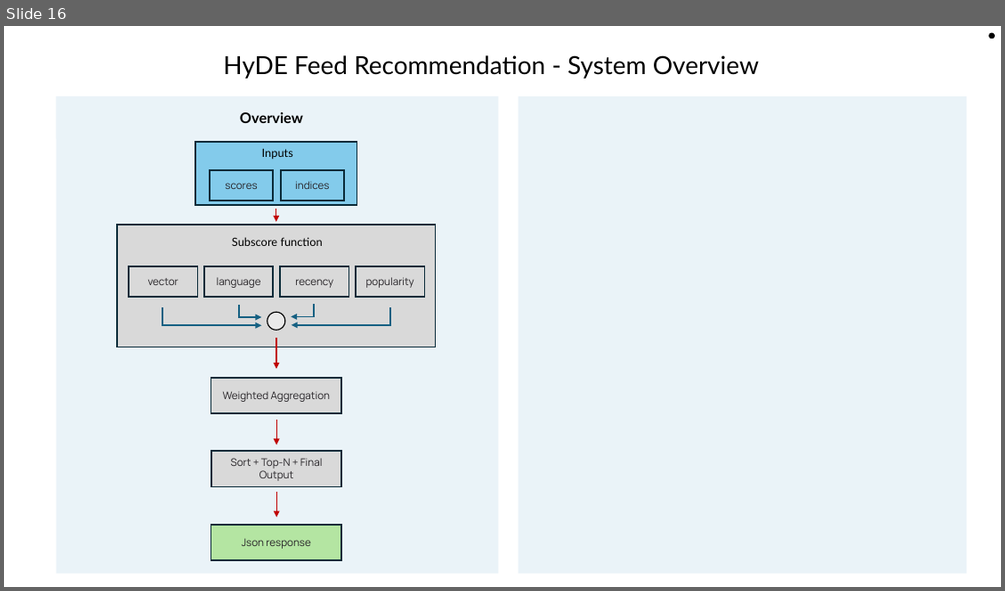
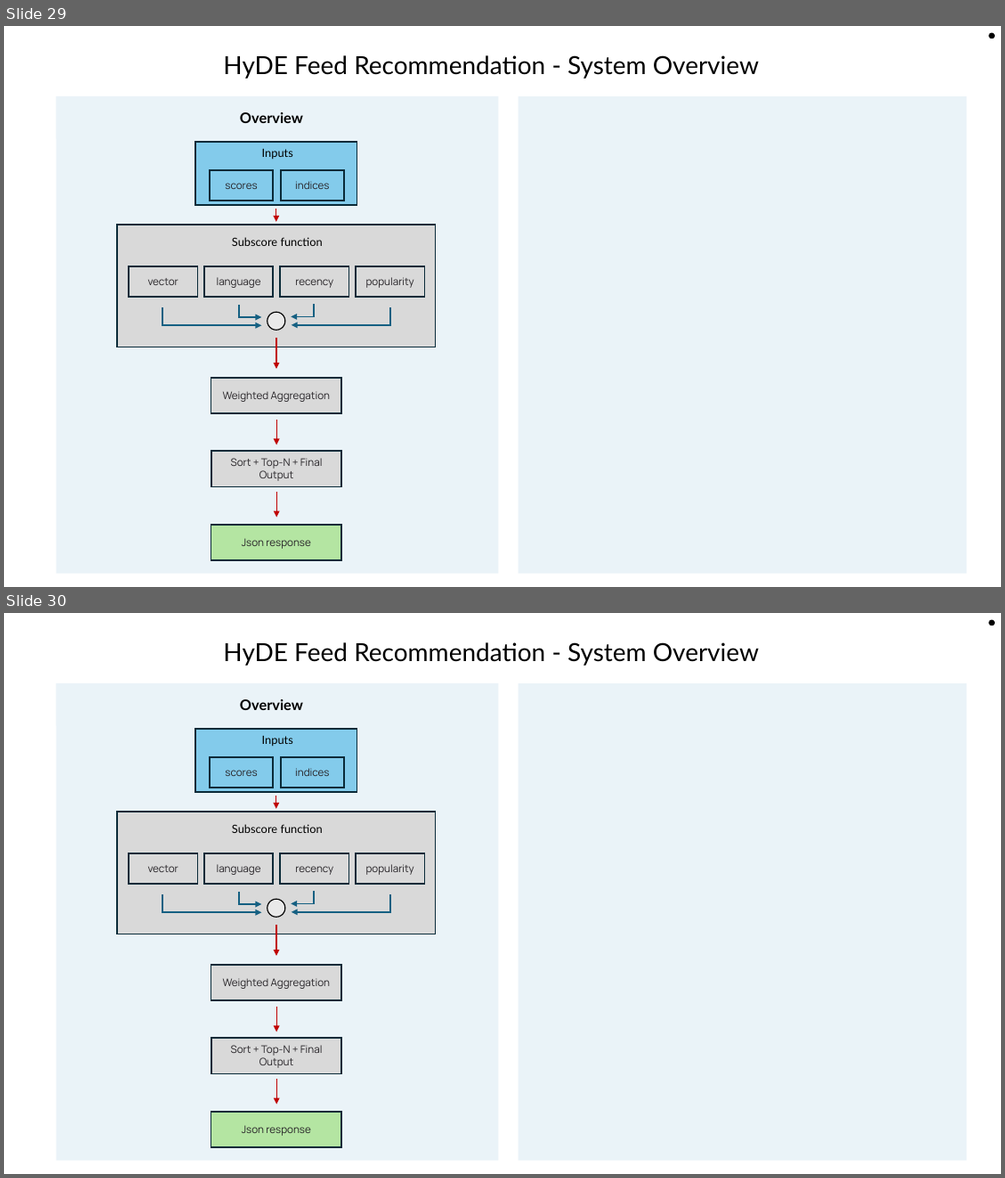
Before and after one commit to TunKedsaro/Hyde, a slide deck: logs/Ghostdeck.pptx. Shown one above the other, each under a label of ours: slide 16 before the commit, slides 29 and 30 after it. The pictures are 1005x591 and 1005x1178 pixels, drawn with LibreOffice and Linux fonts; fonts in the diff are those of the drawing. Boxes give left, top, right and bottom in pixels: in the first picture for what was removed or moved away, otherwise in the second. Text is boxed around its words. In the diff, an @@ line names an element or a change of style, - is before the commit and + after.

```diff
--- a/logs/Ghostdeck.pptx
+++ b/logs/Ghostdeck.pptx
@@ slide 30 added at <box>4,613,1001,1174</box>, background #FFFFFF @@
@@ ellipse added at <box>989,620,995,625</box>, fill #000000, outline #000000 0.75 pt @@
@@ text added at <box>223,642,759,666</box>, 24 pt, text #000000 @@
+HyDE Feed Recommendation - System Overview
@@ rectangle added at <box>57,683,498,1160</box>, fill #EAF3F8 @@
@@ rectangle added at <box>57,683,487,726</box>, fill #EAF3F8, 14 pt, text #000000, bold @@
+Overview
@@ rectangle added at <box>518,683,967,1160</box>, fill #EAF3F8 @@
@@ group added at <box>195,729,357,793</box>: 3 rectangles, 1 text @@
+scores
+Inputs
+indices
@@ arrow added from (276, 795) to (276, 809), #C00000 1 pt @@
@@ group added at <box>117,811,436,934</box>: 5 rectangles, 1 text @@
+vector
+recency
+popularity
+Subscore function
+language
@@ elbow arrow added from (163, 895) to (261, 912), #156082 1.5 pt @@
@@ elbow arrow added from (238, 892) to (261, 904), #156082 1.5 pt @@
@@ ellipse added at <box>267,899,285,916</box>, fill #E9E9E9, outline #000000 1 pt @@
@@ elbow arrow added from (315, 892) to (291, 904), #156082 1.5 pt @@
@@ elbow arrow added from (390, 895) to (291, 912), #156082 1.5 pt @@
@@ arrow added from (276, 925) to (276, 956), #C00000 1 pt @@
@@ rectangle added at <box>211,965,341,1000</box>, fill #D9D9D9, outline #092A39 1.5 pt, 10 pt, text #272428 @@
+Weighted Aggregation
@@ arrow added from (277, 1006) to (277, 1032), #C00000 1 pt @@
@@ rectangle added at <box>211,1038,341,1074</box>, fill #D9D9D9, outline #092A39 1.5 pt, 10 pt, text #272428 @@
+Sort + Top-N + Final Output
@@ arrow added from (277, 1078) to (277, 1104), #C00000 1 pt @@
@@ rectangle added at <box>211,1111,341,1148</box>, fill #B4E5A2, outline #092A39 1.5 pt, 10 pt, text #272428 @@
+Json response
@@ what was slide 16 is now slide 29 @@
```
Also in this commit, not shown: 1 slide changed, 13 other slides added, 6 other files.
